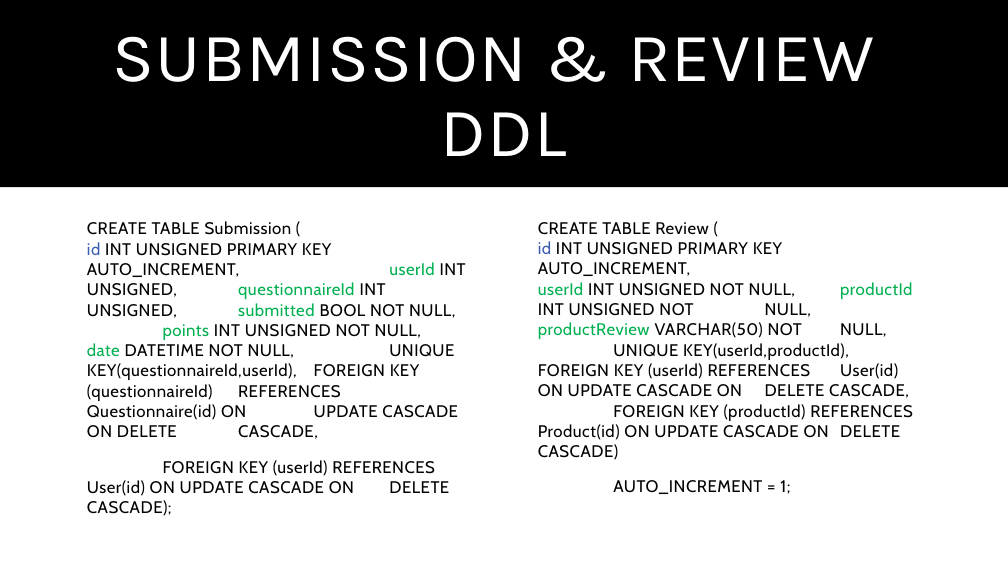
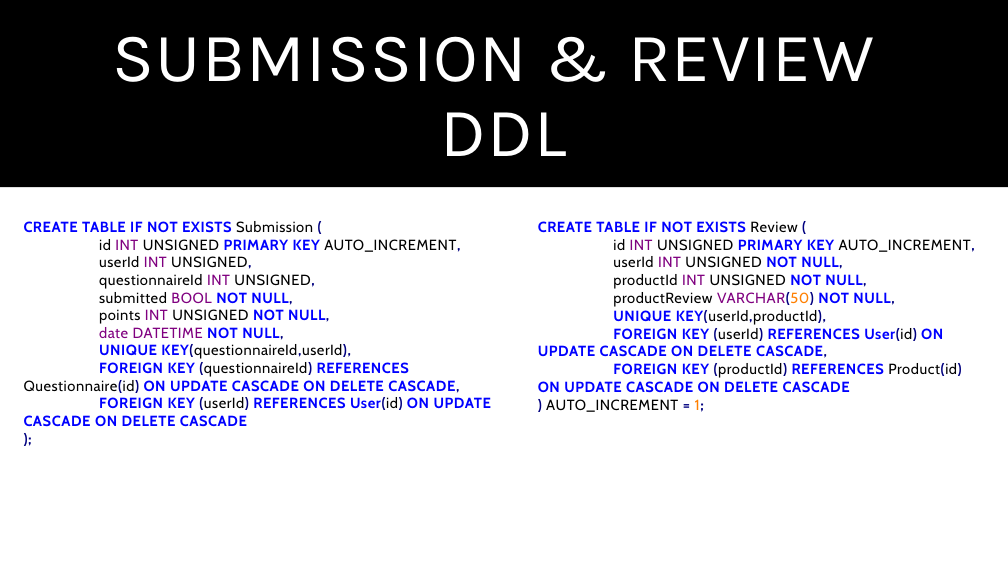
Before and after one commit to marcoPetriPolimi/db2-polimiProject-2020-2021, a slide deck: slide 8 of Presentazione.pptx. Drawn at 1008x567 pixels with LibreOffice and Linux fonts; fonts in the diff are those of the drawing. Boxes give left, top, right and bottom in pixels: in the first picture for what was removed or moved away, otherwise in the second. Text is boxed around its words. In the diff, an @@ line names an element or a change of style, - is before the commit and + after.

```diff
--- a/Presentazione.pptx
+++ b/Presentazione.pptx
@@ text at <box>24,221,491,427</box>: text changed; size 16 to 14 pt; text colour #000000 to #0000FF; bold on @@
-CREATE TABLE Submission ( id INT UNSIGNED PRIMARY KEY AUTO_INCREMENT, userId INT UNSIGNED, questionnaireId INT UNSIGNED, submitted BOOL NOT NULL, points INT UNSIGNED NOT NULL, date DATETIME NOT NULL, UNIQUE KEY(questionnaireId,userId), FOREIGN KEY (questionnaireId) REFERENCES Questionnaire(id) ON UPDATE CASCADE ON DELETE CASCADE,
-FOREIGN KEY (userId) REFERENCES User(id) ON UPDATE CASCADE ON DELETE CASCADE);
+CREATE TABLE IF NOT EXISTS Submission (
+id INT UNSIGNED PRIMARY KEY AUTO_INCREMENT,
+userId INT UNSIGNED,
+questionnaireId INT UNSIGNED,
+submitted BOOL NOT NULL,
+points INT UNSIGNED NOT NULL,
+date DATETIME NOT NULL,
+UNIQUE KEY(questionnaireId,userId),
+FOREIGN KEY (questionnaireId) REFERENCES Questionnaire(id) ON UPDATE CASCADE ON DELETE CASCADE,
+FOREIGN KEY (userId) REFERENCES User(id) ON UPDATE CASCADE ON DELETE CASCADE
+);
@@ text at <box>538,221,975,412</box>: text changed; size 16 to 14 pt; text colour #000000 to #0000FF; bold on @@
-CREATE TABLE Review ( id INT UNSIGNED PRIMARY KEY AUTO_INCREMENT, userId INT UNSIGNED NOT NULL, productId INT UNSIGNED NOT NULL, productReview VARCHAR(50) NOT NULL, UNIQUE KEY(userId,productId), FOREIGN KEY (userId) REFERENCES User(id) ON UPDATE CASCADE ON DELETE CASCADE, FOREIGN KEY (productId) REFERENCES Product(id) ON UPDATE CASCADE ON DELETE CASCADE)
-AUTO_INCREMENT = 1;
+CREATE TABLE IF NOT EXISTS Review (
+id INT UNSIGNED PRIMARY KEY AUTO_INCREMENT,
+userId INT UNSIGNED NOT NULL,
+productId INT UNSIGNED NOT NULL,
+productReview VARCHAR(50) NOT NULL,
+UNIQUE KEY(userId,productId),
+FOREIGN KEY (userId) REFERENCES User(id) ON UPDATE CASCADE ON DELETE CASCADE,
+FOREIGN KEY (productId) REFERENCES Product(id) ON UPDATE CASCADE ON DELETE CASCADE
+) AUTO_INCREMENT = 1;
```
Also in this commit, not shown: 6 other slides changed, 1 other file.
